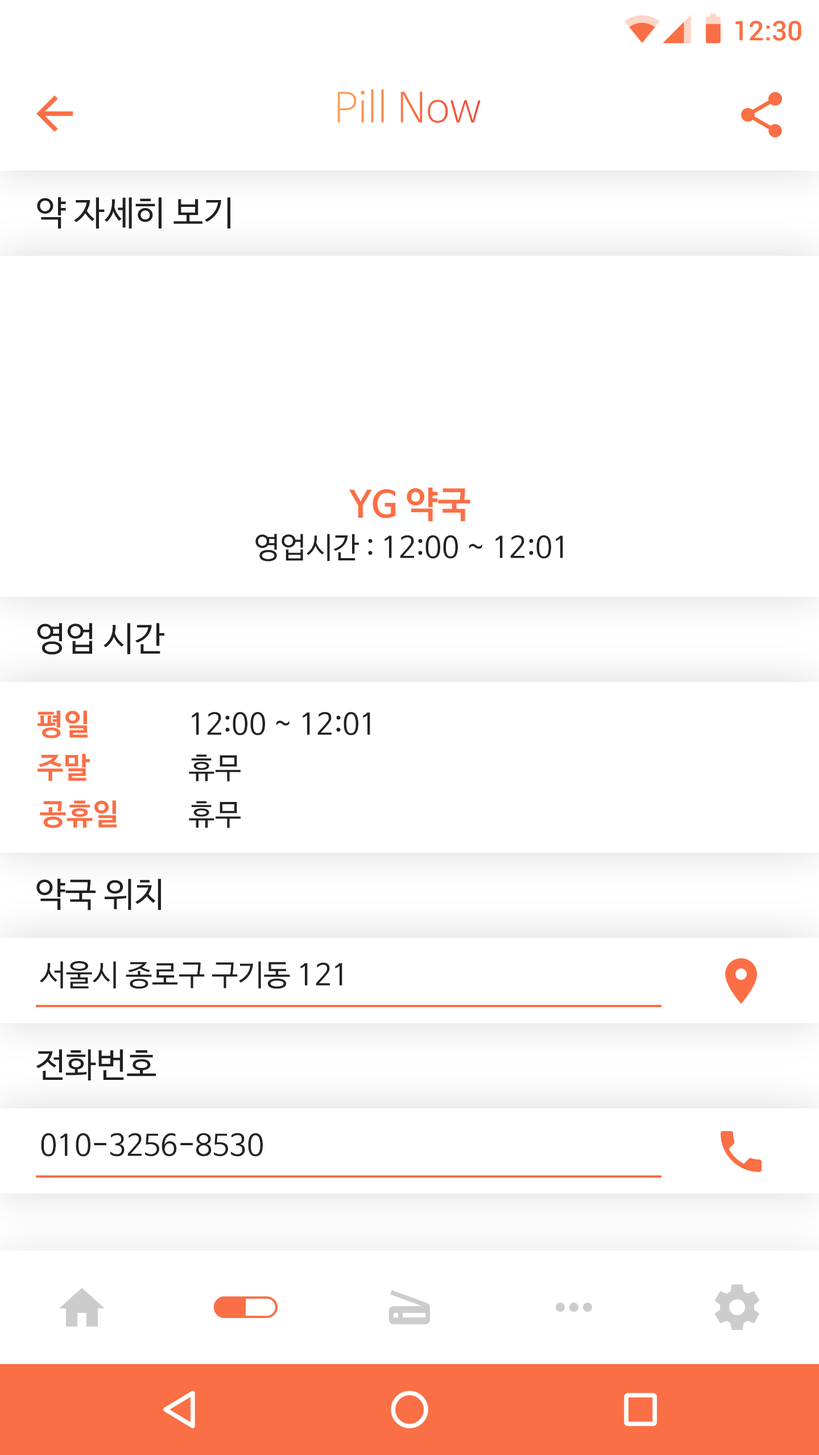
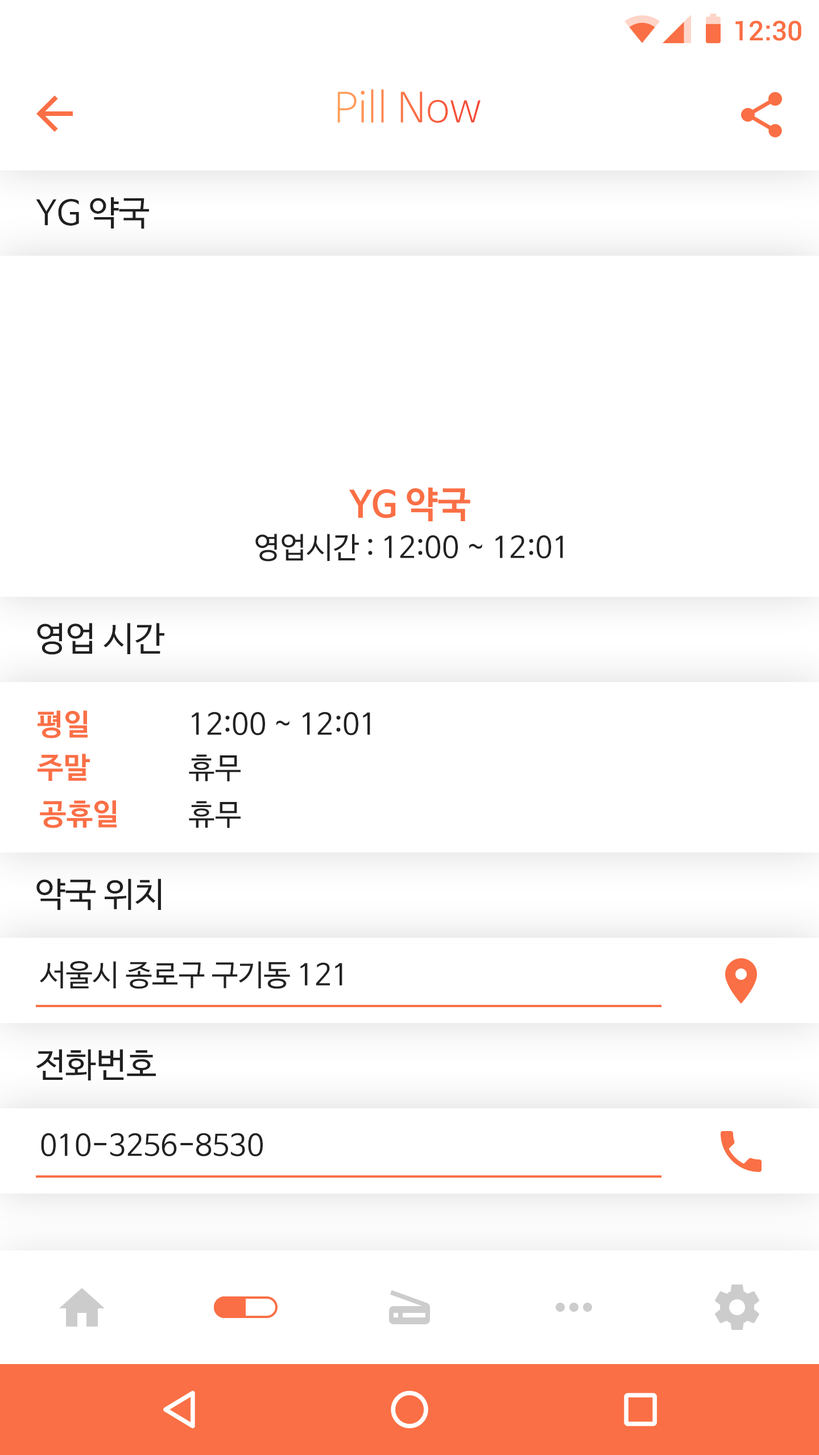
Layers edited between the first and the second 819 x 1455 image:
renamed "약 자세히 보기" to "YG 약국", painted on it over 35, 197, 231, 230
